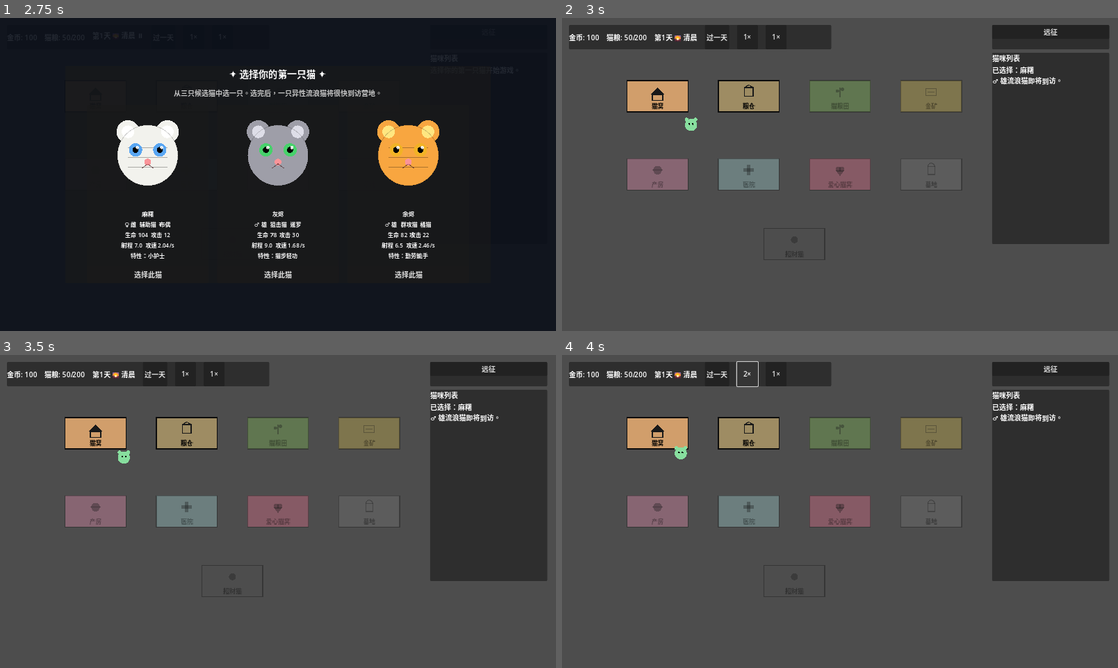
Above: before the commit, frames 1-4 (two rows, left to right).
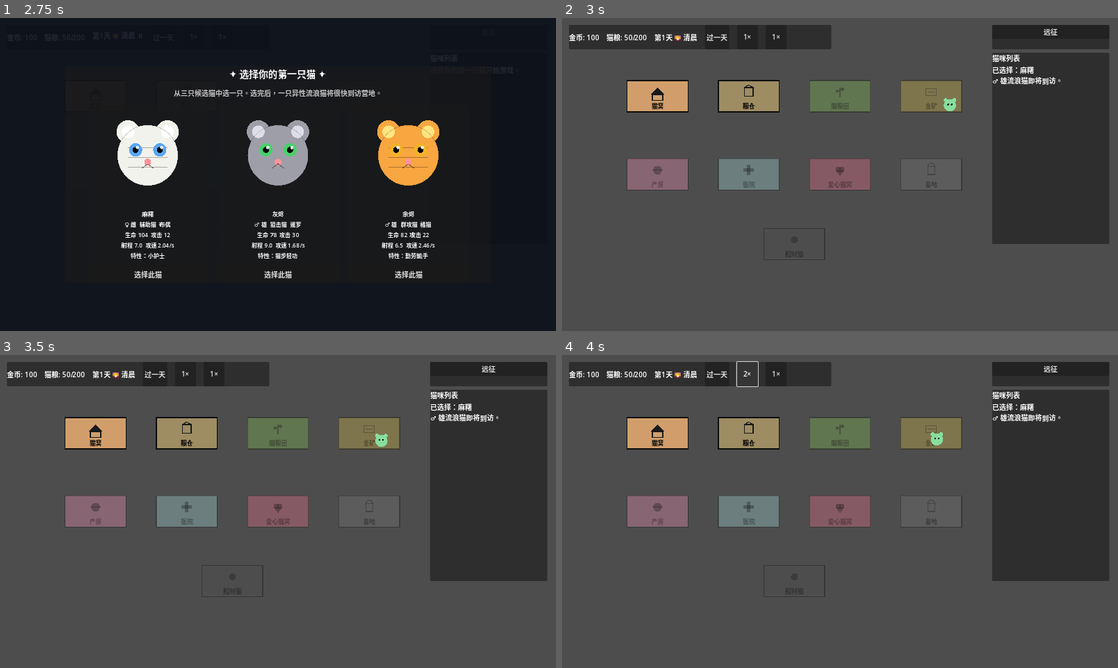
Above: after the commit, the same moments.

Repository: chriszcc1021/superMaomao
Game: Godot game, scene res://scenes/camp/CampScene.tscn
The game is run twice, just before and just after one commit, with the same random seed, the same clock (stepped at 60 frames per second) and the same inputs.
Inputs:
- Up to frame 1 (2.75 s): click "过一天" at 0.5 s; click "1×" at 1.25 s; click "1×" at 2 s
- Up to frame 2 (3 s): click "选择此猫" at 2.75 s
- Up to frame 3 (3.5 s): no input
- Up to frame 4 (4 s): click "1×" at 3.5 s

Frame 1 is identical in both runs. In frame 2, 0.2% of the frame differs, in the area x 22-71%, y 25-36%; in frame 3, 0.2%; in frame 4, 0.2%.

Commit message:
refactor: split camp cat list and visuals

Diff:
--- /dev/null
+++ b/scenes/camp/CampCatListPresenter.gd
@@ -0,0 +1,61 @@
+extends RefCounted
+
+const GameConstants := preload("res://data/constants.gd")
+const CatData := preload("res://resources/CatData.gd")
+
+const STATUS_DISPLAY := {
+	GameConstants.LIFECYCLE_STATUS_IDLE: "待命",
+	GameConstants.LIFECYCLE_STATUS_EXPEDITION: "远征中",
+	GameConstants.LIFECYCLE_STATUS_RETIRED: "退休",
+	GameConstants.LIFECYCLE_STATUS_ELDER: "老年",
+	GameConstants.LIFECYCLE_STATUS_DEAD: "死亡",
+	GameConstants.LIFECYCLE_STATUS_BURIED: "已入葬",
+}
+
+func refresh(label: RichTextLabel, game_state: Node) -> void:
+	if label == null or game_state == null:
+		return
+	var lines: PackedStringArray = []
+	for cat: CatData in game_state.cats:
+		if cat == null:
+			continue
+		if cat.status == GameConstants.LIFECYCLE_STATUS_BURIED:
+			continue
+		var health_tag := _health_tag(cat)
+		var dead_tag := " 💀（拖入墓地入葬）" if cat.status == GameConstants.LIFECYCLE_STATUS_DEAD else ""
+		lines.append(
+			"%s | %s | %s | %s | %d天 | %s%s%s"
+			% [
+				cat.cat_name,
+				GameConstants.sex_display(cat.sex),
+				GameConstants.profession_zh(cat.profession),
+				GameConstants.breed_zh(cat.breed),
+				cat.age_days,
+				_cat_runtime_status_text(cat, game_state),
+				health_tag,
+				dead_tag,
+			]
+		)
+	if lines.is_empty():
+		label.text = "选择你的第一只猫开始游戏。"
+		return
+	label.text = "\n".join(lines)
+
+func _health_tag(cat: CatData) -> String:
+	if cat.status == GameConstants.LIFECYCLE_STATUS_DEAD:
+		return ""
+	match cat.health:
+		GameConstants.HEALTH_STATE_SICK:
+			return " 🤒"
+		GameConstants.HEALTH_STATE_CRITICAL:
+			return " 🆘"
+	return ""
+
+func _cat_runtime_status_text(cat: CatData, game_state: Node) -> String:
+	var status_text := _status_zh(cat.status)
+	if game_state.has_method("is_cat_breeding") and game_state.is_cat_breeding(cat):
+		status_text += " / 繁育中"
+	return status_text
+
+func _status_zh(status_id: String) -> String:
+	return str(STATUS_DISPLAY.get(status_id, status_id))
--- /dev/null
+++ b/scenes/camp/CampCatVisualController.gd
@@ -0,0 +1,102 @@
+extends Node
+
+const GameConstants := preload("res://data/constants.gd")
+const CatData := preload("res://resources/CatData.gd")
+const CatSpriteScene := preload("res://scenes/common/CatSprite.tscn")
+
+signal cat_drop_requested(cat: CatData, world_pos: Vector2)
+
+var _cats_root: Node2D = null
+var _game_state: Node = null
+var _building_layout: Dictionary = {}
+var _cat_visual_positions: Dictionary = {}
+var _cat_building_anchors: Dictionary = {}
+var _cat_anchor_buildings: Dictionary = {}
+
+func setup(cats_root: Node2D, game_state: Node, building_layout: Dictionary) -> void:
+	_cats_root = cats_root
+	_game_state = game_state
+	_building_layout = building_layout
+
+func refresh() -> void:
+	if _cats_root == null or _game_state == null:
+		return
+	_capture_cat_visual_state()
+	for child: Node in _cats_root.get_children():
+		child.queue_free()
+
+	var active_cat_ids: Dictionary = {}
+	for cat: CatData in _game_state.cats:
+		if cat == null:
+			continue
+		if cat.status == GameConstants.LIFECYCLE_STATUS_BURIED:
+			continue
+		active_cat_ids[cat.id] = true
+		var cat_sprite: Node2D = CatSpriteScene.instantiate()
+		cat_sprite.global_position = _get_cached_cat_position(cat.id)
+		cat_sprite.call("setup", cat)
+		if cat.status != GameConstants.LIFECYCLE_STATUS_DEAD:
+			var assigned: String = str(cat.assigned_building)
+			if not assigned.is_empty() and _building_layout.has(assigned):
+				var anchor := _get_cached_cat_anchor(cat.id, assigned)
+				cat_sprite.call("set_building_anchor", assigned, anchor)
+			else:
+				_clear_cached_cat_anchor(cat.id)
+		if cat_sprite.has_signal("drop_requested"):
+			cat_sprite.connect("drop_requested", _on_cat_drop_requested)
+		_cats_root.add_child(cat_sprite)
+	_prune_cat_visual_cache(active_cat_ids)
+
+func _capture_cat_visual_state() -> void:
+	for child: Node in _cats_root.get_children():
+		var cat_sprite := child as Node2D
+		if cat_sprite == null:
+			continue
+		var child_cat := child.get("cat_data") as CatData
+		if child_cat == null or child_cat.id.is_empty():
+			continue
+		_cat_visual_positions[child_cat.id] = cat_sprite.global_position
+		if child.has_method("has_building_anchor") and bool(child.call("has_building_anchor")):
+			_cat_building_anchors[child_cat.id] = child.call("get_building_anchor")
+			_cat_anchor_buildings[child_cat.id] = str(child_cat.assigned_building)
+		else:
+			_clear_cached_cat_anchor(child_cat.id)
+
+func _get_cached_cat_position(cat_id: String) -> Vector2:
+	if not cat_id.is_empty() and _cat_visual_positions.has(cat_id):
+		return _cat_visual_positions[cat_id]
+	return _random_cat_spawn_position()
+
+func _get_cached_cat_anchor(cat_id: String, building_id: String) -> Vector2:
+	if _cat_anchor_buildings.get(cat_id, "") == building_id and _cat_building_anchors.has(cat_id):
+		return _cat_building_anchors[cat_id]
+	var anchor: Vector2 = _building_layout[building_id]
+	anchor += Vector2(randf_range(-20.0, 20.0), randf_range(-15.0, 15.0))
+	_cat_building_anchors[cat_id] = anchor
+	_cat_anchor_buildings[cat_id] = building_id
+	return anchor
+
+func _clear_cached_cat_anchor(cat_id: String) -> void:
+	_cat_building_anchors.erase(cat_id)
+	_cat_anchor_buildings.erase(cat_id)
+
+func _prune_cat_visual_cache(active_cat_ids: Dictionary) -> void:
+	for cat_id in _cat_visual_positions.keys():
+		if not active_cat_ids.has(cat_id):
+			_cat_visual_positions.erase(cat_id)
+	for cat_id in _cat_building_anchors.keys():
+		if not active_cat_ids.has(cat_id):
+			_cat_building_anchors.erase(cat_id)
+	for cat_id in _cat_anchor_buildings.keys():
+		if not active_cat_ids.has(cat_id):
+			_cat_anchor_buildings.erase(cat_id)
+
+func _random_cat_spawn_position() -> Vector2:
+	var rect: Rect2 = GameConstants.CAMP_CAT_SPAWN_RECT
+	return Vector2(
+		randf_range(rect.position.x, rect.end.x),
+		randf_range(rect.position.y, rect.end.y)
+	)
+
+func _on_cat_drop_requested(cat: CatData, world_pos: Vector2) -> void:
+	cat_drop_requested.emit(cat, world_pos)
--- a/scenes/camp/CampScene.gd
+++ b/scenes/camp/CampScene.gd
@@ -4,9 +4,10 @@
 const CatData       := preload("res://resources/CatData.gd")
 const FloatingTextScript := preload("res://scenes/common/FloatingText.gd")
 
-const CatSpriteScene := preload("res://scenes/common/CatSprite.tscn")
 const DayManagerScript := preload("res://scenes/camp/DayManager.gd")
 const CampDaySummaryScript := preload("res://scenes/camp/CampDaySummary.gd")
+const CampCatListPresenterScript := preload("res://scenes/camp/CampCatListPresenter.gd")
+const CampCatVisualControllerScript := preload("res://scenes/camp/CampCatVisualController.gd")
 const StarterOverlayControllerScript := preload("res://scenes/camp/ui/StarterOverlayController.gd")
 
 const BUILDING_SCENES := {
@@ -31,15 +32,6 @@
 	"heart_cat_house": Vector2(640, 360),
 	"cemetery": Vector2(850, 360),
 	"fortune_cat": Vector2(535, 520),
-}
-
-const STATUS_DISPLAY := {
-	GameConstants.LIFECYCLE_STATUS_IDLE: "待命",
-	GameConstants.LIFECYCLE_STATUS_EXPEDITION: "远征中",
-	GameConstants.LIFECYCLE_STATUS_RETIRED: "退休",
-	GameConstants.LIFECYCLE_STATUS_ELDER: "老年",
-	GameConstants.LIFECYCLE_STATUS_DEAD: "死亡",
-	GameConstants.LIFECYCLE_STATUS_BURIED: "已入葬",
 }
 
 @onready var _buildings_root: Node2D = $IsometricWorld/Buildings
@@ -64,15 +56,14 @@
 var _event_bus: Node = null
 var _day_manager: RefCounted = DayManagerScript.new()
 var _day_summary = CampDaySummaryScript.new()
+var _cat_list_presenter = CampCatListPresenterScript.new()
+var _cat_visual_controller = null
 var _speed_btn: Button = null  # 动态创建的速度切换按钮
 
 var _starter_overlay: Control = null
 var _starter_overlay_controller = null
 var _starter_choice_buttons: Array[Button] = []
 var _expedition_summary_dialog: AcceptDialog = null
-var _cat_visual_positions: Dictionary = {}
-var _cat_building_anchors: Dictionary = {}
-var _cat_anchor_buildings: Dictionary = {}
 
 # 升级按钮容器（动态创建）
 var _action_btn_container: VBoxContainer = null
@@ -87,6 +78,7 @@
 	if _game_state != null and _game_state.has_method("ensure_intro_state"):
 		_game_state.ensure_intro_state()
 	_init_action_btn_container()
+	_setup_cat_visual_controller()
 	_spawn_buildings()
 	_bind_signals()
 	_bind_time_signals()
@@ -257,84 +249,13 @@
 	)
 
 func _refresh_cat_nodes() -> void:
-	_capture_cat_visual_state()
-	for child: Node in _cats_root.get_children():
-		child.queue_free()
-	# 活猫 + 死猫（死猫在入葬前占坑位，需要显示）
-	var all_cats: Array = _game_state.cats
-	var active_cat_ids: Dictionary = {}
-	for cat in all_cats:
-		if cat == null:
-			continue
-		if cat.status == GameConstants.LIFECYCLE_STATUS_BURIED:
-			continue  # 已入葬，不再显示
-		active_cat_ids[cat.id] = true
-		var cat_sprite: Node2D = CatSpriteScene.instantiate()
-		cat_sprite.global_position = _get_cached_cat_position(cat.id)
-		cat_sprite.call("setup", cat)
-		# 活猫才设建筑锚点
-		if cat.status != GameConstants.LIFECYCLE_STATUS_DEAD:
-			var assigned: String = str(cat.assigned_building)
-			if not assigned.is_empty() and BUILDING_LAYOUT.has(assigned):
-				var anchor := _get_cached_cat_anchor(cat.id, assigned)
-				cat_sprite.call("set_building_anchor", assigned, anchor)
-			else:
-				_clear_cached_cat_anchor(cat.id)
-		if cat_sprite.has_signal("drop_requested"):
-			cat_sprite.connect("drop_requested", _on_cat_drop_requested)
-		_cats_root.add_child(cat_sprite)
-	_prune_cat_visual_cache(active_cat_ids)
-
-func _capture_cat_visual_state() -> void:
-	for child: Node in _cats_root.get_children():
-		var cat_sprite := child as Node2D
-		if cat_sprite == null:
-			continue
-		var child_cat := child.get("cat_data") as CatData
-		if child_cat == null or child_cat.id.is_empty():
-			continue
-		_cat_visual_positions[child_cat.id] = cat_sprite.global_position
-		if child.has_method("has_building_anchor") and bool(child.call("has_building_anchor")):
-			_cat_building_anchors[child_cat.id] = child.call("get_building_anchor")
-			_cat_anchor_buildings[child_cat.id] = str(child_cat.assigned_building)
-		else:
-			_clear_cached_cat_anchor(child_cat.id)
-
-func _get_cached_cat_position(cat_id: String) -> Vector2:
-	if not cat_id.is_empty() and _cat_visual_positions.has(cat_id):
-		return _cat_visual_positions[cat_id]
-	return _random_cat_spawn_position()
-
-func _get_cached_cat_anchor(cat_id: String, building_id: String) -> Vector2:
-	if _cat_anchor_buildings.get(cat_id, "") == building_id and _cat_building_anchors.has(cat_id):
-		return _cat_building_anchors[cat_id]
-	var anchor: Vector2 = BUILDING_LAYOUT[building_id]
-	anchor += Vector2(randf_range(-20.0, 20.0), randf_range(-15.0, 15.0))
-	_cat_building_anchors[cat_id] = anchor
-	_cat_anchor_buildings[cat_id] = building_id
-	return anchor
-
-func _clear_cached_cat_anchor(cat_id: String) -> void:
-	_cat_building_anchors.erase(cat_id)
-	_cat_anchor_buildings.erase(cat_id)
-
-func _prune_cat_visual_cache(active_cat_ids: Dictionary) -> void:
-	for cat_id in _cat_visual_positions.keys():
-		if not active_cat_ids.has(cat_id):
-			_cat_visual_positions.erase(cat_id)
-	for cat_id in _cat_building_anchors.keys():
-		if not active_cat_ids.has(cat_id):
-			_cat_building_anchors.erase(cat_id)
-	for cat_id in _cat_anchor_buildings.keys():
-		if not active_cat_ids.has(cat_id):
-			_cat_anchor_buildings.erase(cat_id)
-
-func _random_cat_spawn_position() -> Vector2:
-	var rect: Rect2 = GameConstants.CAMP_CAT_SPAWN_RECT
-	return Vector2(
-		randf_range(rect.position.x, rect.end.x),
-		randf_range(rect.position.y, rect.end.y)
-	)
+	_cat_visual_controller.refresh()
+
+func _setup_cat_visual_controller() -> void:
+	_cat_visual_controller = CampCatVisualControllerScript.new()
+	_cat_visual_controller.cat_drop_requested.connect(_on_cat_drop_requested)
+	add_child(_cat_visual_controller)
+	_cat_visual_controller.setup(_cats_root, _game_state, BUILDING_LAYOUT)
 
 func _show_building_sidebar(building_id: String) -> void:
 	_selected_building_id = building_id
@@ -765,35 +686,7 @@
 		_speed_btn.text = _format_speed_text(_time_manager.time_speed)
 
 func _refresh_cat_list() -> void:
-	var lines: PackedStringArray = []
-	for cat in _game_state.cats:
-		if cat == null:
-			continue
-		if cat.status == GameConstants.LIFECYCLE_STATUS_BURIED:
-			continue
-		var health_tag := ""
-		if cat.status != GameConstants.LIFECYCLE_STATUS_DEAD:
-			match cat.health:
-				GameConstants.HEALTH_STATE_SICK:     health_tag = " 🤒"
-				GameConstants.HEALTH_STATE_CRITICAL: health_tag = " 🆘"
-		var dead_tag := " 💀（拖入墓地入葬）" if cat.status == GameConstants.LIFECYCLE_STATUS_DEAD else ""
-		lines.append(
-			"%s | %s | %s | %s | %d天 | %s%s%s"
-			% [
-				cat.cat_name,
-				GameConstants.sex_display(cat.sex),
-				GameConstants.profession_zh(cat.profession),
-				GameConstants.breed_zh(cat.breed),
-				cat.age_days,
-				_cat_runtime_status_text(cat),
-				health_tag,
-				dead_tag,
-			]
-		)
-	if lines.is_empty():
-		_cat_list_text.text = "选择你的第一只猫开始游戏。"
-		return
-	_cat_list_text.text = "\n".join(lines)
+	_cat_list_presenter.refresh(_cat_list_text, _game_state)
 
 func _refresh_stray_ui() -> void:
 	_stray_panel.visible = not _game_state.stray_cat_queue.is_empty()
@@ -827,15 +720,6 @@
 	_set_sidebar_text("🐱 新生！%s 在产房诞生了。" % child.cat_name)
 	if _breeding_ui.has_method("refresh"):
 		_breeding_ui.call("refresh")
-
-func _cat_runtime_status_text(cat: CatData) -> String:
-	var status_text := _status_zh(cat.status)
-	if _game_state != null and _game_state.has_method("is_cat_breeding") and _game_state.is_cat_breeding(cat):
-		status_text += " / 繁育中"
-	return status_text
-
-func _status_zh(status_id: String) -> String:
-	return str(STATUS_DISPLAY.get(status_id, status_id))
 
 func _building_display_name(building_id: String) -> String:
 	match building_id:
Not shown, changed: docs/GPT-5.5-重写清单.md
